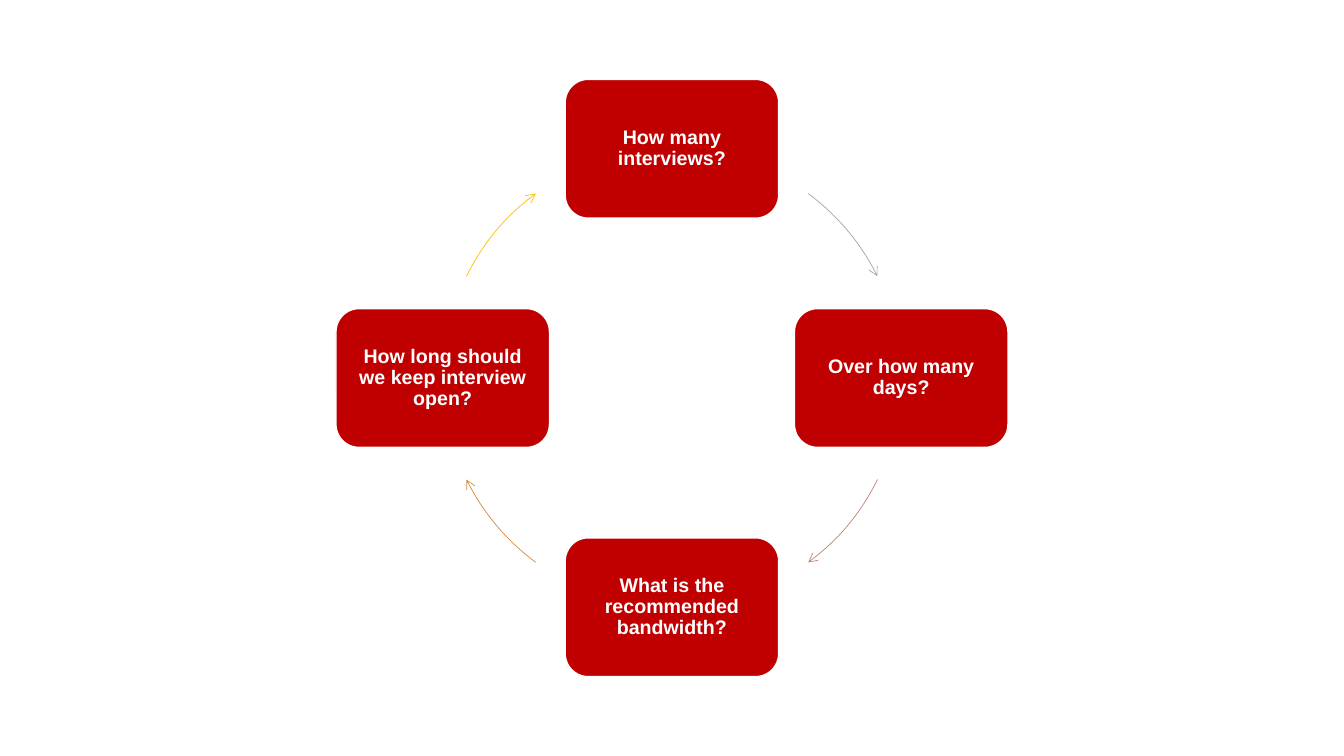
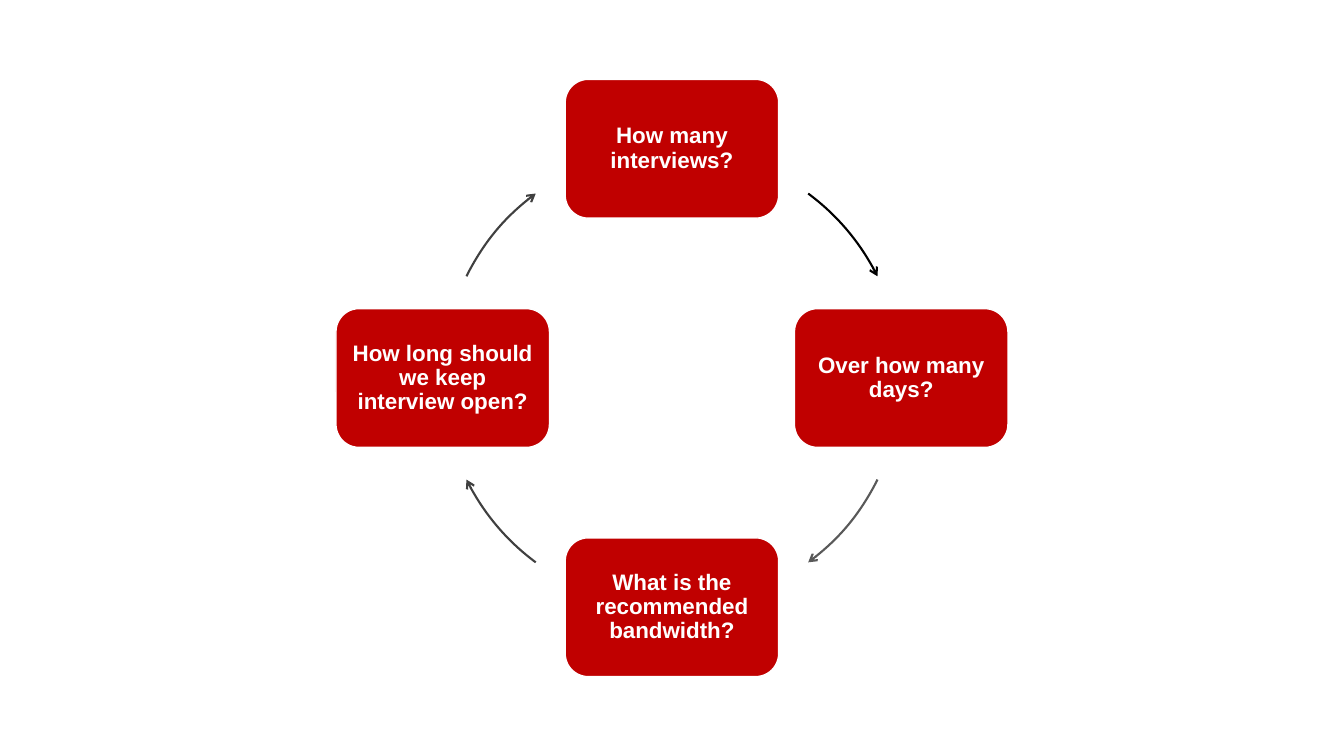
Before and after one commit to mmgerber/2023_presentation_rcs, a slide deck: slide 7 of output/presentation_rcs.pptx. Drawn at 1344x756 pixels with LibreOffice and Linux fonts; fonts in the diff are those of the drawing. Boxes give left, top, right and bottom in pixels: in the first picture for what was removed or moved away, otherwise in the second. Text is boxed around its words. In the diff, an @@ line names an element or a change of style, - is before the commit and + after.

Commit message:
updated_presentation

```diff
--- a/output/presentation_rcs.pptx
+++ b/output/presentation_rcs.pptx
@@ freeform shape at bbox=[443, 149, 901, 608]: outline #A5A5A5 0.5 pt to #000000 1.5 pt @@
@@ freeform shape at bbox=[443, 149, 901, 608]: outline #BB7676 0.5 pt to #595959 1.5 pt @@
@@ freeform shape at bbox=[443, 149, 901, 608]: outline #D93F3F 0.5 pt to #404040 1.5 pt @@
@@ freeform shape at bbox=[443, 149, 901, 608]: outline #FF0000 0.5 pt to #404040 1.5 pt @@
@@ size 14 to 16 pt in 4 elements at bbox=[610, 127, 733, 169], bbox=[818, 356, 984, 402], bbox=[596, 573, 749, 639], bbox=[353, 344, 532, 414] @@
```
Also in this commit, not shown: 6 slides added, 16 other files.
